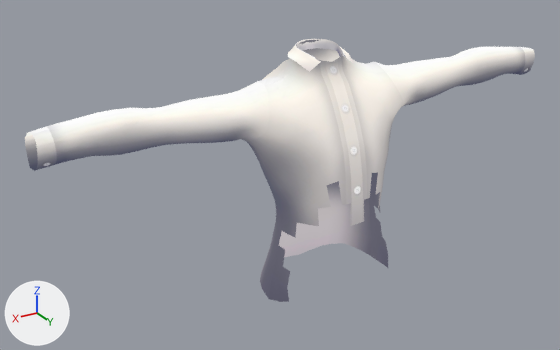
The glTF model parts/tops_hotel_shirt_male_1.glb: old version first, new version second.
Camera for both pictures: a camera (50 mm lens) standing at (0.859, 1.242, 1.875) and looking at (0.085, -0.049, 1.23). The axes (+X, +Y, +Z) are drawn at lower left. The lights are the same throughout. The first picture is the older version. Vertices at exactly the same position are counted once.

In view in the first picture: 'collar', 'shirt_quads'.
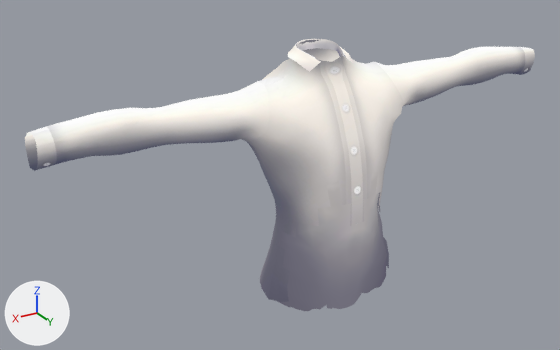
What the commit changed:
me_mesh is used by ob_shirt_quads; location (0.0, 0.0, 0.0).
me_mesh had 1238 vertices, 2354 faces and spanned x -0.591..0.591, y -0.107..0.114, z 0.979..1.5.
me_mesh now has 1756 vertices, 3136 faces and spans x -0.591..0.591, y -0.107..0.114, z 0.953..1.5.
me_mesh part 1: a new loose piece of 403 vertices spanning x -0.144..0.144, y -0.094..0.111, z 0.953..1.301, in mat_fabric_1_226209_001.
Part 2, on me_mesh:
21 vertices are removed from x -0.151..0.143, y -0.007..0.065, z 0.979..1.193.
74 faces are deleted.
6 vertices in x -0.064..0.146, y -0.097..-0.023, z 0.986..1.365 move by (0.0, -0.001, 0.0).
5 vertices in x -0.14..0.052, y 0.031..0.093, z 1.273..1.368 move by (0.0, 0.001, 0.0).
4 vertices in x -0.028..0.057, y 0.045..0.073, z 1.366..1.406 move by (0.0, 0.002, 0.001).
3 vertices in x -0.06..0.025, y 0.047..0.094, z 1.318..1.403 move by (0.0, 0.001, 0.001).
3 vertices in x -0.025..0.023, y 0.033..0.035, z 1.433..1.436 move by (0.002, 0.005, 0.002).
3 vertices in x 0.113..0.16, y 0.018..0.061, z 1.316..1.335 move by (0.001, 0.001, 0.0).
35 vertices move from x -0.165..0.154, y -0.096..0.106, z 0.989..1.465 to x -0.166..0.155, y -0.096..0.106, z 0.989..1.466.
51 vertices are added at x -0.152..0.168, y -0.024..0.065, z 0.979..1.436.
81 new faces join them.
Other edits to the shape of me_mesh do not show in these pictures.

Changed parts and their boxes [x1, y1, x2, y2] in the pictures (560 x 350 px; the box of a moved part takes in the faces that stretch with it):
'shirt_quads', reshaped: before [25, 40, 535, 302]; after [25, 40, 535, 311]
part 1 of me_mesh, added: after [276, 172, 387, 311]
part 2 of me_mesh, moved or reshaped: [250, 60, 403, 302] in both
